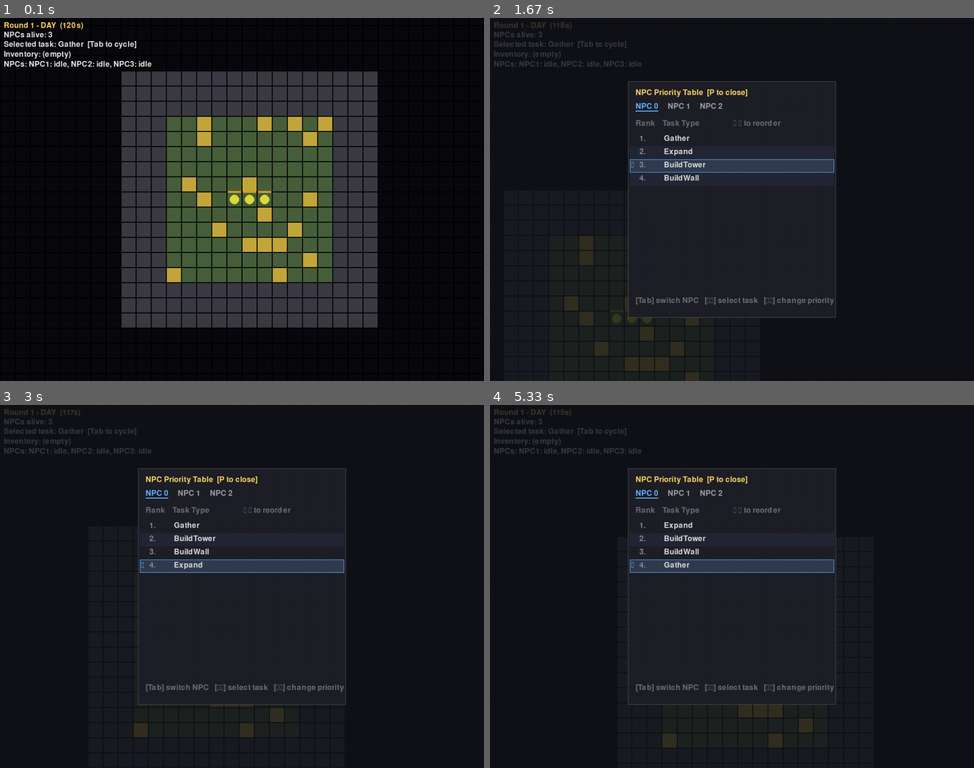
Above: before the commit, frames 1-4 (two rows, left to right).
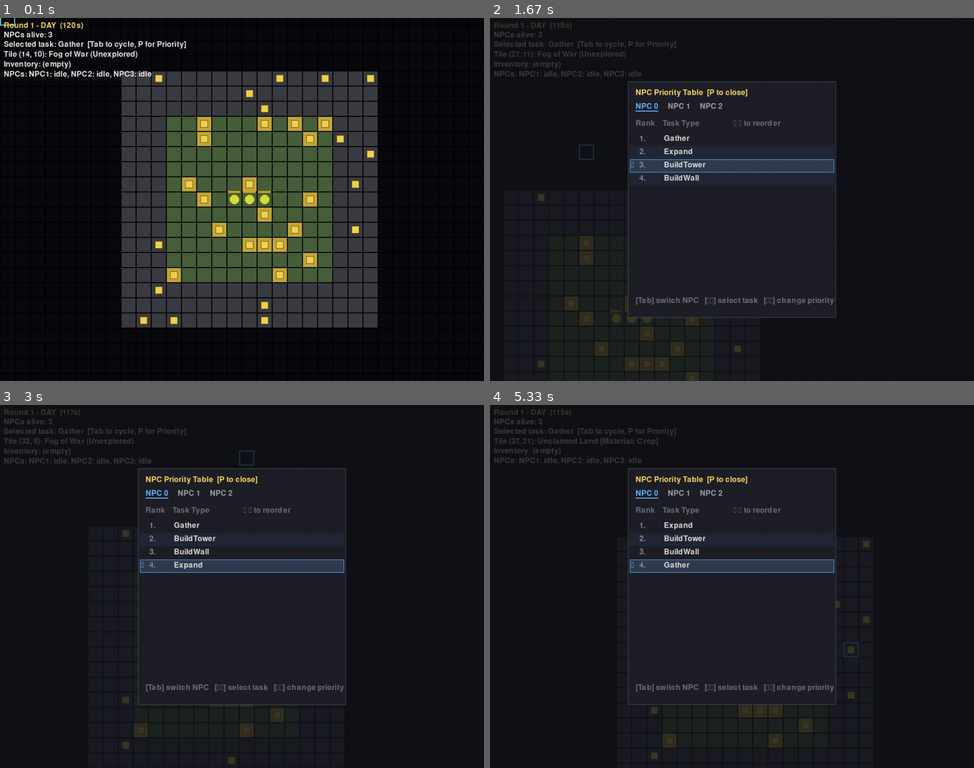
Above: after the commit, the same moments.

Repository: MiohitoKiri5474/PyGame-Final
Game: pygame game, started from src/main.py
Two runs of this game, one before a commit and one after it. Both use one fixed random seed, a clock stepped at 60 frames per second and the inputs below.
Inputs (mouse positions are in pixels of both pictures, inside the frame that each line leads up to):
- Up to frame 1 (0.1 s): no input
- Up to frame 2 (1.67 s): hold Right 0.33-0.8 s; move the mouse to (712, 214) at 0.37 s; hold P 0.83-1.13 s; hold Up 0.83-1.13 s; move the mouse to (886, 188) at 0.87 s; tap Space at 0.9, 1.23, 1.57 s; hold Up 1.17-1.47 s; move the mouse to (615, 203) at 1.2 s; hold Right from 1.5 s (still down); move the mouse to (581, 145) at 1.53 s
- Up to frame 3 (3 s): tap Space at 1.87, 2.07, 2.37, 2.63, 2.97 s; release Right at 1.97 s; hold Left 2-2.53 s; move the mouse to (314, 459) at 2.03 s; hold Down 2.57-2.87 s; move the mouse to (300, 619) at 2.6 s; hold Left from 2.9 s (still down); move the mouse to (251, 463) at 2.93 s
- Up to frame 4 (5.33 s): tap Space at 3.27, 3.4, 3.8, 4.1, 4.47, 4.87, 5.17 s; release Left at 3.3 s; hold Up 3.33-3.7 s; move the mouse to (557, 575) at 3.37 s; hold Right 3.73-4.37 s; move the mouse to (736, 622) at 3.77 s; hold Down 4.4-4.77 s; move the mouse to (717, 524) at 4.43 s; hold Left 4.8-5.27 s; move the mouse to (857, 644) at 4.83 s; hold Right from 5.3 s (still down)

The runs differ from the first frame. In frame 1, 2.2% of the frame differs, in the area x 0-78%, y 0-85%; in frame 2, 0.6%; in frame 3, 0.6%; in frame 4, 0.7%.

Commit message:
feat: tile inspection on hover and NPC skipping blocked tasks
- Adds real-time tile inspection on mouse hover showing coordinates, territory status (Fog/Unclaimed/Claimed), material/resource name, building stats, and queued tasks
- Renders a hover outline cursor and visual material marker on resource blocks
- Adds can_perform check to TaskType so NPCs skip tasks blocked by missing materials (BuildWall/BuildTower) or missing resources (Gather)
- Fixes NPC task claiming and pathing to skip unreachable or blocked tasks in priority order instead of getting deadlocked
- Unassigns and frees NPCs when a task cannot complete (on_complete returns False) or becomes blocked in progress

Disclosure: Based on Claude Code generated output.

Diff:
--- a/src/build_task.py
+++ b/src/build_task.py
@@ -42,6 +42,14 @@
     return True
 
 
+def _can_perform_wall(world: "World", task: Task) -> bool:
+    return all(world.inventory.get(res) >= amt for res, amt in WALL_COST.items())
+
+
+def _can_perform_tower(world: "World", task: Task) -> bool:
+    return all(world.inventory.get(res) >= amt for res, amt in TOWER_COST.items())
+
+
 def _on_complete_wall(world: "World", task: Task) -> bool:
     return _try_build(world, task, "Wall", WALL_COST, WALL_BLOCK, WALL_ATTACK)
 
@@ -63,9 +71,8 @@
 
 
 def _blocked_builds_hud_line(world: "World") -> str:
-    # Insufficient-funds tasks stay queued (on_complete returns False) and
-    # retry silently every work cycle - report them so that's visible
-    # rather than the NPC just looking stuck for no apparent reason.
+    # Insufficient-funds tasks stay queued but are skipped by NPCs until
+    # affordable — report them so that's visible to the player.
     blocked = sorted(
         {
             task.type
@@ -81,12 +88,22 @@
 
 register_task_type(
     "BuildWall",
-    TaskType(work_seconds=WALL_WORK_SECONDS, can_queue=_can_queue, on_complete=_on_complete_wall),
+    TaskType(
+        work_seconds=WALL_WORK_SECONDS,
+        can_queue=_can_queue,
+        on_complete=_on_complete_wall,
+        can_perform=_can_perform_wall,
+    ),
 )
 
 register_task_type(
     "BuildTower",
-    TaskType(work_seconds=TOWER_WORK_SECONDS, can_queue=_can_queue, on_complete=_on_complete_tower),
+    TaskType(
+        work_seconds=TOWER_WORK_SECONDS,
+        can_queue=_can_queue,
+        on_complete=_on_complete_tower,
+        can_perform=_can_perform_tower,
+    ),
 )
 
 register_hud_line(_blocked_builds_hud_line)
--- a/src/constants.py
+++ b/src/constants.py
@@ -28,6 +28,7 @@
 COLOR_NIGHT_BANNER = (120, 140, 255)
 COLOR_NPC = (220, 220, 60)
 COLOR_NPC_SELECTED = (255, 255, 255)
+COLOR_HOVER_BORDER = (100, 220, 255)
 
 STARTING_NPC_COUNT = 3
 NPC_RADIUS = TILE_SIZE // 3
--- a/src/game.py
+++ b/src/game.py
@@ -24,6 +24,7 @@
     COLOR_NIGHT_BANNER,
     COLOR_NPC,
     COLOR_NPC_SELECTED,
+    COLOR_HOVER_BORDER,
     COLOR_MONSTER,
     COLOR_NEST,
     COLOR_HUNGER_BAR,
@@ -216,6 +217,9 @@
         start_row = cam_y // TILE_SIZE
         grid = self.world.grid
 
+        mouse_x, mouse_y = pygame.mouse.get_pos()
+        hover_gx, hover_gy = tile_at(mouse_x + cam_x, mouse_y + cam_y)
+
         for row in range(start_row, min(grid.height, start_row + VIEWPORT_TILES_Y + 2)):
             for col in range(start_col, min(grid.width, start_col + VIEWPORT_TILES_X + 2)):
                 tile = grid.get(col, row)
@@ -235,13 +239,57 @@
                 pygame.draw.rect(self.screen, color, rect)
                 pygame.draw.rect(self.screen, COLOR_GRID_LINE, rect, 1)
 
+                # Material indicator for resource blocks
+                if tile.revealed and tile.resource:
+                    marker_rect = pygame.Rect(screen_x + 8, screen_y + 8, TILE_SIZE - 16, TILE_SIZE - 16)
+                    pygame.draw.rect(self.screen, (240, 210, 80), marker_rect)
+                    pygame.draw.rect(self.screen, (100, 80, 20), marker_rect, 1)
+
+        # Hover outline
+        if grid.in_bounds(hover_gx, hover_gy):
+            hover_screen_x = hover_gx * TILE_SIZE - cam_x
+            hover_screen_y = hover_gy * TILE_SIZE - cam_y
+            hover_rect = pygame.Rect(hover_screen_x, hover_screen_y, TILE_SIZE, TILE_SIZE)
+            pygame.draw.rect(self.screen, COLOR_HOVER_BORDER, hover_rect, 2)
+
+    def _hover_tile_info(self) -> str:
+        mouse_x, mouse_y = pygame.mouse.get_pos()
+        gx, gy = tile_at(mouse_x + self.camera.x, mouse_y + self.camera.y)
+        if not self.world.grid.in_bounds(gx, gy):
+            return ""
+
+        tile = self.world.grid.get(gx, gy)
+        if not tile.revealed:
+            return f"Tile ({gx}, {gy}): Fog of War (Unexplored)"
+
+        if not tile.claimed:
+            res_str = f" [Material: {tile.resource.capitalize()}]" if tile.resource else ""
+            return f"Tile ({gx}, {gy}): Unclaimed Land{res_str}"
+
+        building = next((b for b in self.world.buildings if b.x == gx and b.y == gy), None)
+        task = next((t for t in self.world.tasks.tasks if t.target == (gx, gy)), None)
+
+        if building:
+            info = f"Building: {building.type} (Block: {building.block}, Attack: {building.attack})"
+        elif tile.resource:
+            info = f"Material: {tile.resource.capitalize()}"
+        else:
+            info = "Claimed Land (Empty)"
+
+        if task:
+            info += f" [Queued Task: {task.type}]"
+
+        return f"Tile ({gx}, {gy}): {info}"
+
     def render_hud(self) -> None:
         banner_color = COLOR_DAY_BANNER if self.cycle.phase == DAY else COLOR_NIGHT_BANNER
+        hover_info = self._hover_tile_info()
         lines = [
             f"Round {self.cycle.round_number} - {self.cycle.phase.upper()}  ({self.cycle.remaining():.0f}s)",
             f"NPCs alive: {len(self.world.npcs)}",
             "PAUSED" if self.paused else "",
-            f"Selected task: {self.selected_task_type or 'none'}  [Tab to cycle]",
+            f"Selected task: {self.selected_task_type or 'none'}  [Tab to cycle, P for Priority]",
+            hover_info,
             *hud_lines(self.world),
         ]
         y = 8
--- a/src/gather_task.py
+++ b/src/gather_task.py
@@ -18,6 +18,11 @@
     return not any(task.type == "Gather" and task.target == tile for task in world.tasks.tasks)
 
 
+def _can_perform(world: "World", task: Task) -> bool:
+    x, y = task.target
+    return world.grid.in_bounds(x, y) and world.grid.get(x, y).resource is not None
+
+
 def _on_complete(world: "World", task: Task) -> bool:
     x, y = task.target
     tile = world.grid.get(x, y)
@@ -29,5 +34,10 @@
 
 register_task_type(
     "Gather",
-    TaskType(work_seconds=GATHER_WORK_SECONDS, can_queue=_can_queue, on_complete=_on_complete),
+    TaskType(
+        work_seconds=GATHER_WORK_SECONDS,
+        can_queue=_can_queue,
+        on_complete=_on_complete,
+        can_perform=_can_perform,
+    ),
 )
--- a/src/task.py
+++ b/src/task.py
@@ -26,10 +26,10 @@
     work_seconds: float
     can_queue: Callable[["World", Tile], bool]
     # Returns True once the task has actually finished (removes it from the
-    # queue and frees the NPC). Returning False keeps it queued and the NPC
-    # assigned/waiting - e.g. ticket 04's insufficient-funds case - and it's
-    # retried after another work_seconds instead of every single frame.
+    # queue and frees the NPC). Returning False keeps it queued (unassigns the
+    # NPC so it can skip to other work rather than getting permanently stuck).
     on_complete: Callable[["World", Task], bool]
+    can_perform: Callable[["World", Task], bool] | None = None
 
 
 TASK_TYPES: dict[str, TaskType] = {}
@@ -48,11 +48,15 @@
         self.tasks.append(task)
         return task
 
-    def claim_for(self, npc: "NPC") -> Task | None:
+    def claim_for(self, npc: "NPC", world: "World | None" = None) -> Task | None:
         order = npc.priority or list(TASK_TYPES.keys())
-        for task_type in order:
+        for task_type_name in order:
+            task_type = TASK_TYPES.get(task_type_name)
             for task in self.tasks:
-                if task.type == task_type and task.assigned_npc is None:
+                if task.type == task_type_name and task.assigned_npc is None:
+                    if world is not None and task_type and task_type.can_perform is not None:
+                        if not task_type.can_perform(world, task):
+                            continue
                     task.assigned_npc = npc
                     return task
         return None
@@ -66,50 +70,71 @@
 
 def update_npc_tasks(world: "World", dt: float) -> None:
     """Single per-tick entry point: idle NPCs claim work, assigned NPCs walk
-    to and perform it. This is the one place NPC/task state changes each
-    tick — task-type modules extend behavior via TASK_TYPES, not by editing
-    this function."""
+    to and perform it. If a task is blocked (e.g. missing materials), NPCs skip
+    it and work on available tasks."""
     for npc in world.npcs:
         if npc.task is None:
             _try_claim_and_path(world, npc)
-            continue
+            if npc.task is None:
+                npc.update(dt)
+                continue
+
+        task_type = TASK_TYPES.get(npc.task.type)
+        if task_type is not None and task_type.can_perform is not None:
+            if not task_type.can_perform(world, npc.task):
+                # Task became blocked in-progress; skip and try other work
+                npc.task.assigned_npc = None
+                npc.task = None
+                npc.task_progress = 0.0
+                npc.set_path([])
+                _try_claim_and_path(world, npc)
+                if npc.task is None:
+                    npc.update(dt)
+                continue
 
         npc.update(dt)
         if not npc.has_arrived:
             continue
 
         npc.task_progress += dt
-        task_type = TASK_TYPES[npc.task.type]
-        if npc.task_progress < task_type.work_seconds:
+        if task_type is None or npc.task_progress < task_type.work_seconds:
             continue
 
         finished = task_type.on_complete(world, npc.task)
         if finished:
             world.tasks.remove(npc.task)
-            npc.task = None
+        else:
+            # Task could not be completed (e.g. missing materials); unassign NPC so
+            # it skips to other available tasks instead of staying stuck
+            npc.task.assigned_npc = None
+        npc.task = None
         npc.task_progress = 0.0
 
 
 def _try_claim_and_path(world: "World", npc: "NPC") -> None:
-    task = world.tasks.claim_for(npc)
-    if task is None:
-        return
+    order = npc.priority or list(TASK_TYPES.keys())
+    for task_type_name in order:
+        task_type = TASK_TYPES.get(task_type_name)
+        if task_type is None:
+            continue
+        for task in world.tasks.tasks:
+            if task.type != task_type_name or task.assigned_npc is not None:
+                continue
+            if task_type.can_perform is not None and not task_type.can_perform(world, task):
+                continue
 
-    # A task's own target is always a valid destination even if unclaimed
-    # (e.g. Expand's whole point is walking onto not-yet-claimed frontier).
-    # Walls block regardless (ticket 07) - an NPC can't walk onto one even
-    # as its own task target, since build placement already forbids that.
-    path = find_path(
-        lambda x, y: (world.grid.get(x, y).claimed or (x, y) == task.target)
-        and not is_wall_blocked(world.buildings, x, y),
-        world.grid.width,
-        world.grid.height,
-        tile_at(npc.x, npc.y),
-        task.target,
-    )
-    if path is None:
-        task.assigned_npc = None
-        return
+            path = find_path(
+                lambda x, y: (world.grid.get(x, y).claimed or (x, y) == task.target)
+                and not is_wall_blocked(world.buildings, x, y),
+                world.grid.width,
+                world.grid.height,
+                tile_at(npc.x, npc.y),
+                task.target,
+            )
+            if path is None:
+                continue
 
-    npc.task = task
-    npc.set_path(path)
+            task.assigned_npc = npc
+            npc.task = task
+            npc.set_path(path)
+            return
--- a/tests/test_build.py
+++ b/tests/test_build.py
@@ -1,7 +1,10 @@
-from build_task import Building, _can_queue, _on_complete_wall, _blocked_builds_hud_line
-from task import Task
+from build_task import Building, _can_queue, _on_complete_wall, _blocked_builds_hud_line, _can_perform_wall, _can_perform_tower
+from task import Task, update_npc_tasks
+from npc import NPC
+from coords import tile_center
 from world import World
-from constants import WALL_COST
+from constants import WALL_COST, TOWER_COST
+
 
 def test_can_queue_valid_tile():
     world = World(npc_count=0)
@@ -9,11 +12,13 @@
     world.grid.get(10, 10).resource = None
     assert _can_queue(world, (10, 10))
 
+
 def test_can_queue_rejects_unclaimed():
     world = World(npc_count=0)
     world.grid.get(10, 10).claimed = False
     world.grid.get(10, 10).resource = None
     assert not _can_queue(world, (10, 10))
+
 
 def test_can_queue_rejects_resource():
     world = World(npc_count=0)
@@ -21,12 +26,51 @@
     world.grid.get(10, 10).resource = "crop"
     assert not _can_queue(world, (10, 10))
 
+
 def test_can_queue_rejects_occupied():
     world = World(npc_count=0)
     world.grid.get(10, 10).claimed = True
     world.grid.get(10, 10).resource = None
     world.buildings.append(Building("Wall", 10, 10, 100, 0))
     assert not _can_queue(world, (10, 10))
+
+
+def test_can_perform_checks_materials():
+    world = World(npc_count=0)
+    task_wall = Task("BuildWall", (10, 10))
+    task_tower = Task("BuildTower", (10, 11))
+
+    assert not _can_perform_wall(world, task_wall)
+    assert not _can_perform_tower(world, task_tower)
+
+    world.inventory.add("crop", WALL_COST["crop"])
+    assert _can_perform_wall(world, task_wall)
+    assert not _can_perform_tower(world, task_tower)
+
+    world.inventory.add("crop", TOWER_COST["crop"] - WALL_COST["crop"])
+    assert _can_perform_tower(world, task_tower)
+
+
+def test_npc_skips_unaffordable_build_task_and_gathers_instead():
+    world = World(npc_count=0)
+    cx, cy = world.grid.width // 2, world.grid.height // 2
+    world.grid.get(cx, cy).claimed = True
+    world.grid.get(cx + 1, cy).claimed = True
+    world.grid.get(cx + 2, cy).claimed = True
+    world.grid.get(cx + 2, cy).resource = "crop"
+
+    # Queue BuildWall first (higher priority), then Gather
+    world.tasks.add("BuildWall", (cx + 1, cy))
+    world.tasks.add("Gather", (cx + 2, cy))
+
+    npc = NPC(*tile_center(cx, cy), priority=["BuildWall", "Gather"])
+    world.npcs.append(npc)
+
+    # Initial tick: inventory has 0 crops. NPC skips BuildWall and claims Gather
+    update_npc_tasks(world, 1 / 60)
+    assert npc.task is not None
+    assert npc.task.type == "Gather"
+
 
 def test_on_complete_sufficient_funds():
     world = World(npc_count=0)
@@ -44,6 +88,7 @@
     assert world.buildings[0].x == 10
     assert world.buildings[0].y == 10
     assert world.inventory.get("crop") == initial_crop - WALL_COST["crop"]
+
 
 def test_on_complete_insufficient_funds():
     world = World(npc_count=0)
--- a/tests/test_task.py
+++ b/tests/test_task.py
@@ -1,5 +1,5 @@
 import task as task_module
-from task import TaskQueue, update_npc_tasks
+from task import TaskQueue, TaskType, update_npc_tasks
 from npc import NPC
 from world import World
 
@@ -88,8 +88,6 @@
 def test_task_can_target_an_unclaimed_frontier_tile(monkeypatch):
     # generalization needed by ticket 03 (Expand Territory): the tile a task
     # targets need not be claimed yet - that's the whole point of Expand.
-    from task import TaskType
-
     completed = []
 
     def _on_complete(world, task):
@@ -129,11 +127,9 @@
     assert completed == [frontier]
 
 
-def test_on_complete_returning_false_keeps_task_queued_and_npc_assigned(monkeypatch):
-    # ticket 04 (Build): insufficient funds -> stays queued, reported, not
-    # silently dropped. on_complete signals this by returning False.
-    from task import TaskType
-
+def test_on_complete_returning_false_keeps_task_queued_and_frees_npc(monkeypatch):
+    # If a task cannot complete (e.g. materials missing), it stays queued,
+    # but the NPC is freed so it can work on other available tasks instead of staying stuck.
     attempts = []
 
     def _on_complete(world, task):
@@ -161,14 +157,128 @@
 
     assert len(attempts) >= 1
     assert task in world.tasks.tasks  # still queued, not silently dropped
-    assert npc.task is task  # NPC keeps waiting on it rather than abandoning
+    assert task.assigned_npc is None  # unassigned so NPC is not stuck
+    assert npc.task is None
+
+
+def test_npc_skips_blocked_task_and_claims_available_one(monkeypatch):
+    can_perform_a = False
+
+    monkeypatch.setattr(
+        task_module,
+        "TASK_TYPES",
+        {
+            "BlockedTask": TaskType(
+                work_seconds=0.01,
+                can_queue=lambda w, t: True,
+                on_complete=lambda w, t: True,
+                can_perform=lambda w, t: can_perform_a,
+            ),
+            "AvailableTask": TaskType(
+                work_seconds=0.01,
+                can_queue=lambda w, t: True,
+                on_complete=lambda w, t: True,
+            ),
+        },
+    )
+
+    world = World(npc_count=0)
+    cx, cy = world.grid.width // 2, world.grid.height // 2
+    world.grid.get(cx, cy).claimed = True
+    world.grid.get(cx + 1, cy).claimed = True
+
+    from coords import tile_center
+
+    npc = NPC(*tile_center(cx, cy), priority=["BlockedTask", "AvailableTask"])
+    world.npcs.append(npc)
+
+    world.tasks.add("BlockedTask", (cx, cy))
+    world.tasks.add("AvailableTask", (cx + 1, cy))
+
+    update_npc_tasks(world, 1 / 60)
+
+    assert npc.task is not None
+    assert npc.task.type == "AvailableTask"
+
+
+def test_npc_aborts_task_if_it_becomes_blocked_in_progress(monkeypatch):
+    can_perform = True
+
+    monkeypatch.setattr(
+        task_module,
+        "TASK_TYPES",
+        {
+            "DynamicTask": TaskType(
+                work_seconds=5.0,
+                can_queue=lambda w, t: True,
+                on_complete=lambda w, t: True,
+                can_perform=lambda w, t: can_perform,
+            ),
+            "FallbackTask": TaskType(
+                work_seconds=1.0,
+                can_queue=lambda w, t: True,
+                on_complete=lambda w, t: True,
+            ),
+        },
+    )
+
+    world = World(npc_count=0)
+    cx, cy = world.grid.width // 2, world.grid.height // 2
+    world.grid.get(cx, cy).claimed = True
+    world.grid.get(cx + 1, cy).claimed = True
+
+    from coords import tile_center
+
+    npc = NPC(*tile_center(cx, cy), priority=["DynamicTask", "FallbackTask"])
+    world.npcs.append(npc)
+
+    t1 = world.tasks.add("DynamicTask", (cx, cy))
+    t2 = world.tasks.add("FallbackTask", (cx + 1, cy))
+
+    update_npc_tasks(world, 1 / 60)
+    assert npc.task is t1
+
+    # Invalidate dynamic task (e.g. resources consumed)
+    can_perform = False
+    update_npc_tasks(world, 1 / 60)
+
+    # NPC should have dropped DynamicTask and claimed FallbackTask
+    assert t1.assigned_npc is None
+    assert npc.task is t2
+
+
+def test_npc_skips_unreachable_task_and_claims_reachable_task(monkeypatch):
+    from build_task import Building
+    from coords import tile_center
+
+    world = World(npc_count=0)
+    start, wall_tile, blocked_target, open_target = (0, 0), (1, 0), (2, 0), (0, 1)
+    for x, y in (start, wall_tile, blocked_target, open_target):
+        world.grid.get(x, y).claimed = True
+    world.buildings.append(Building("Wall", wall_tile[0], wall_tile[1], 100, 0))
+
+    monkeypatch.setattr(
+        task_module,
+        "TASK_TYPES",
+        {"FakeTask": TaskType(work_seconds=0.01, can_queue=lambda w, t: True, on_complete=lambda w, t: True)},
+    )
+
+    npc = NPC(*tile_center(*start))
+    world.npcs.append(npc)
+    t_blocked = world.tasks.add("FakeTask", blocked_target)
+    t_open = world.tasks.add("FakeTask", open_target)
+
+    update_npc_tasks(world, 1 / 60)
+
+    assert npc.task is t_open
+    assert t_blocked.assigned_npc is None
+    assert t_open.assigned_npc is npc
 
 
 def test_npc_pathing_reports_no_path_when_a_wall_blocks_the_only_route(monkeypatch):
     # ticket 07: Wall tiles block NPC pathing the same way they block monsters.
     from build_task import Building
     from coords import tile_center
-    from task import TaskType
 
     world = World(npc_count=0)
     start, wall_tile, target = (0, 0), (1, 0), (2, 0)
